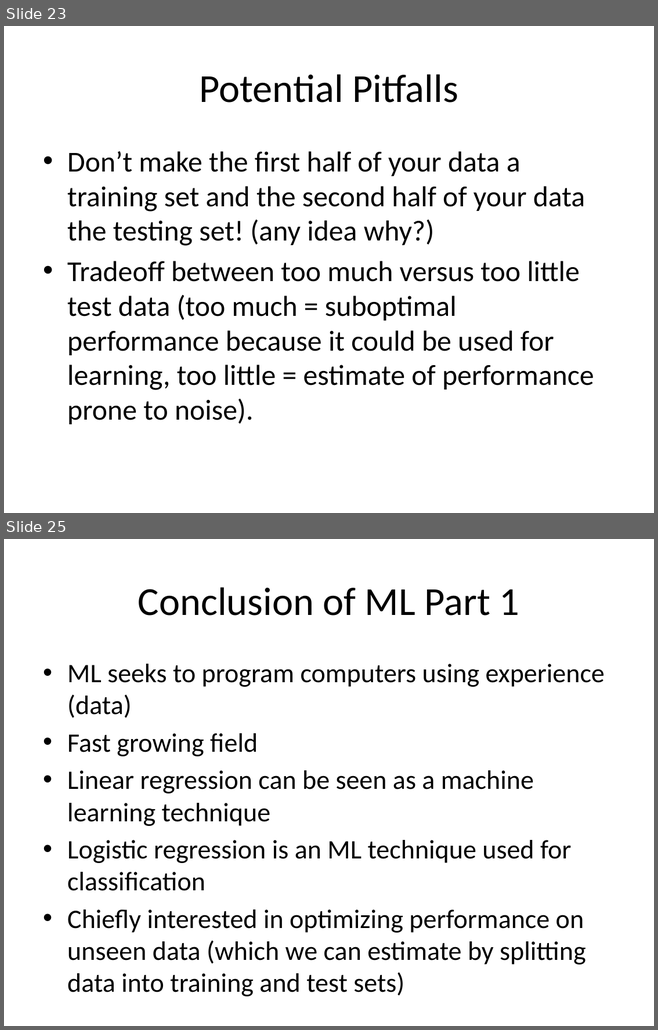
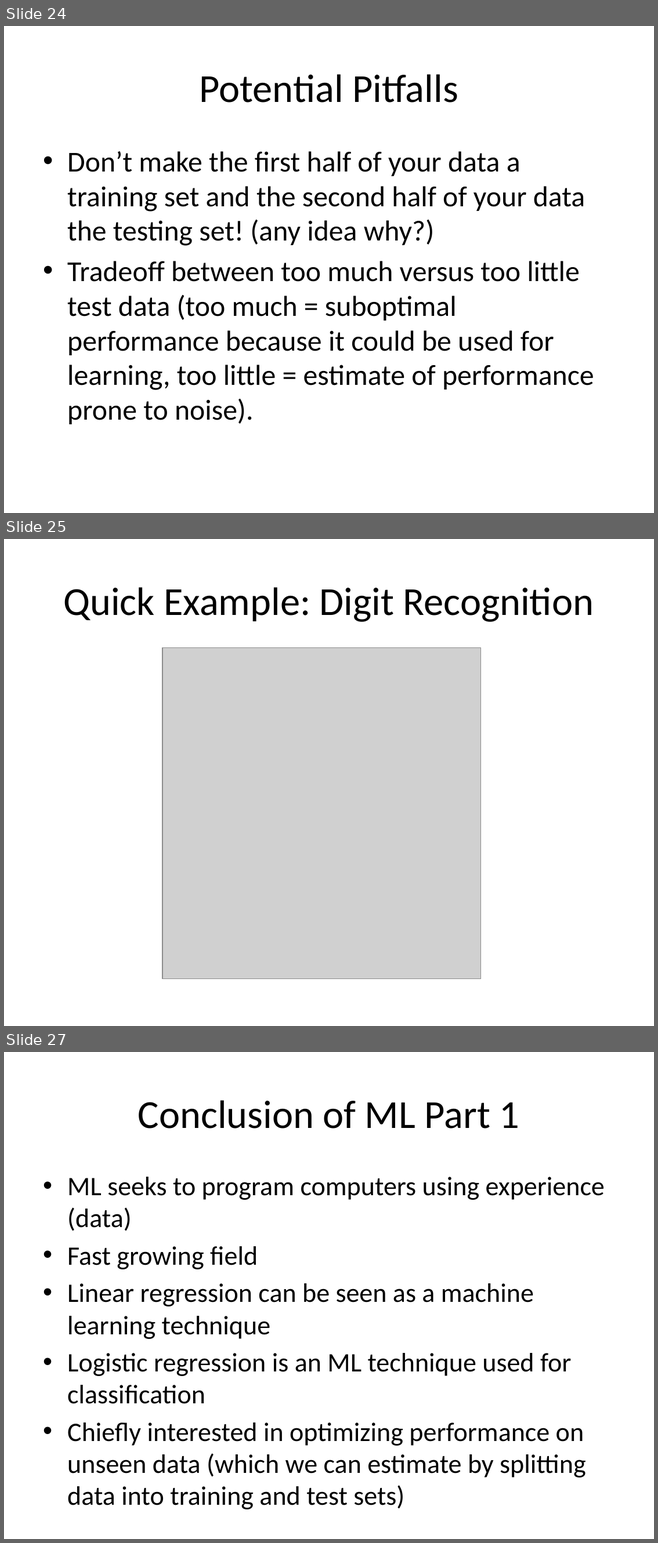
Before and after one commit to paulruvolo/DataScienceMaterials, a slide deck: machine_learning_lecture_1/slides_ml_01.pptx. Shown one above the other, each under a label of ours: slides 23 and 25 before the commit, slides 24, 25 and 27 after it; the slides between them are not shown. The pictures are 658x1030 and 658x1543 pixels, drawn with LibreOffice and Linux fonts; fonts in the diff are those of the drawing; grey boxes stand for pictures. Boxes give left, top, right and bottom in pixels: in the first picture for what was removed or moved away, otherwise in the second. Text is boxed around its words. In the diff, an @@ line names an element or a change of style, - is before the commit and + after.

```diff
--- a/machine_learning_lecture_1/slides_ml_01.pptx
+++ b/machine_learning_lecture_1/slides_ml_01.pptx
@@ slide 25 added at [4, 539, 654, 1026], background #FFFFFF @@
@@ title added at [63, 587, 593, 622], 44 pt, text #000000 @@
+Quick Example: Digit Recognition
@@ picture added at [162, 647, 481, 979] @@
@@ what was slide 23 is now slide 24 @@
@@ what was slide 25 is now slide 27 @@
```
Also in this commit, not shown: 7 slides changed, 2 other slides added, 1 slide removed.
